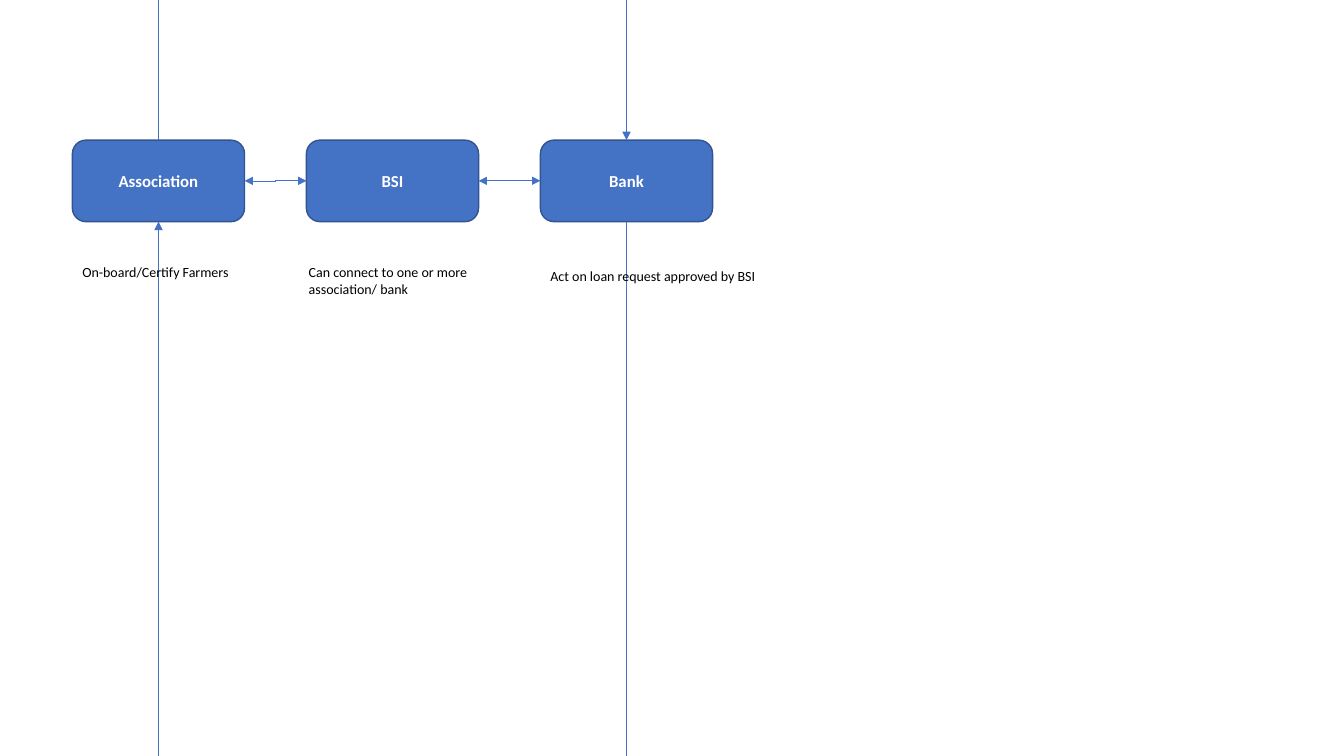
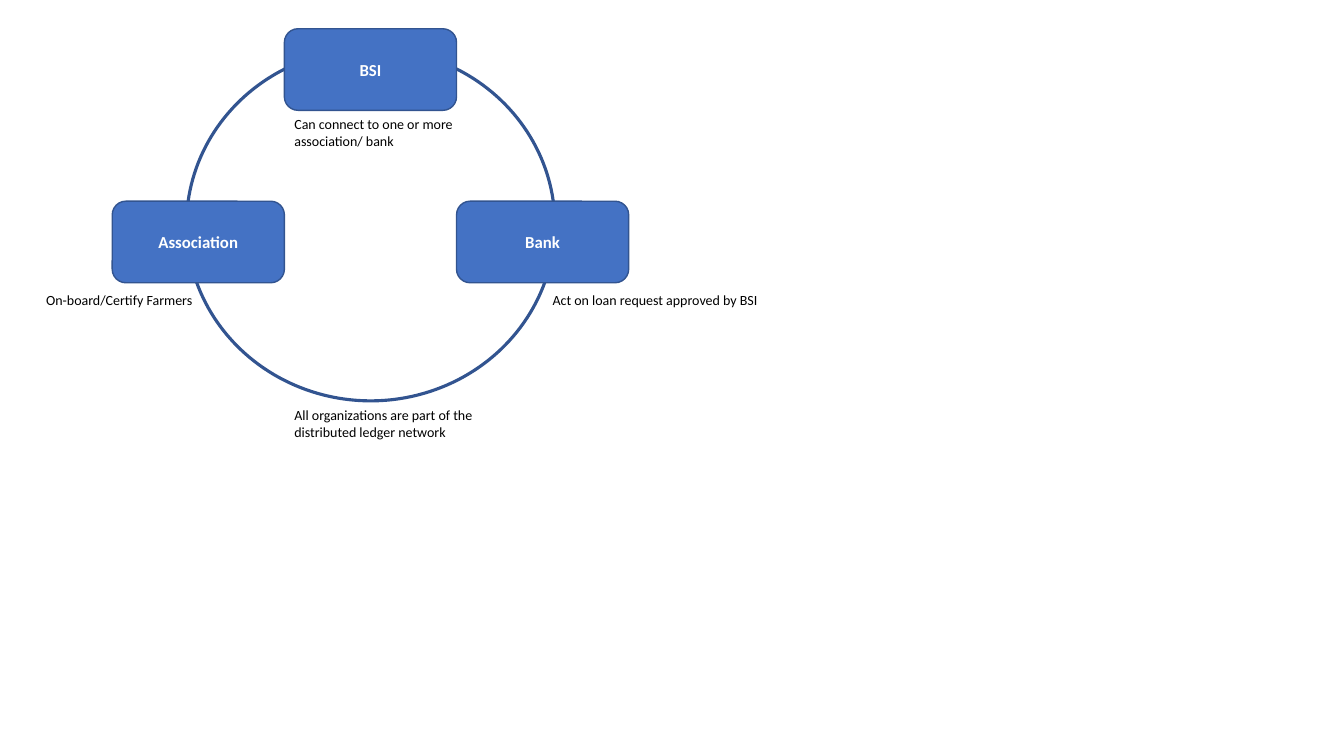
Before and after one commit to a712231/maccode, a slide deck: slide 1 of ASR/ASR Diagrams.pptx. Drawn at 1344x756 pixels with LibreOffice and Linux fonts; fonts in the diff are those of the drawing. Boxes give left, top, right and bottom in pixels: in the first picture for what was removed or moved away, otherwise in the second. Text is boxed around its words. In the diff, an @@ line names an element or a change of style, - is before the commit and + after.

```diff
--- a/ASR/ASR Diagrams.pptx
+++ b/ASR/ASR Diagrams.pptx
@@ rounded rectangle "BSI": place and size @@
-rounded rectangle "BSI" at [307,140,479,222]
+rounded rectangle "BSI" at [284,29,457,111]
@@ ellipse added at [187,48,556,400], outline #325491 2.25 pt @@
@@ elbow arrow removed from (158, 140) to (627, 140) @@
@@ text "Can connect to one or ...": place and size @@
-text "Can connect to one or ..." at [309,268,467,295]
+text "Can connect to one or ..." at [294,120,453,147]
@@ rounded rectangle "Association": place and size @@
-rounded rectangle "Association" at [73,140,245,222]
+rounded rectangle "Association" at [112,202,284,283]
@@ elbow double arrow removed from (245, 180) to (307, 180) @@
@@ rounded rectangle "Bank": place and size @@
-rounded rectangle "Bank" at [540,140,713,222]
+rounded rectangle "Bank" at [457,202,629,283]
@@ elbow double arrow removed from (540, 180) to (479, 180) @@
@@ elbow arrow removed from (627, 222) to (158, 222) @@
@@ text "On-board/Certify Farmers": place and size @@
-text "On-board/Certify Farmers" at [82,265,229,281]
+text "On-board/Certify Farmers" at [46,295,193,308]
@@ text "Act on loan request approved ...": place and size @@
-text "Act on loan request approved ..." at [550,269,756,285]
+text "Act on loan request approved ..." at [553,295,758,308]
@@ text added at [294,410,472,440], 10 pt, text #000000 @@
+All organizations are part of the distributed ledger network
```
Also in this commit, not shown: 2 other files.
